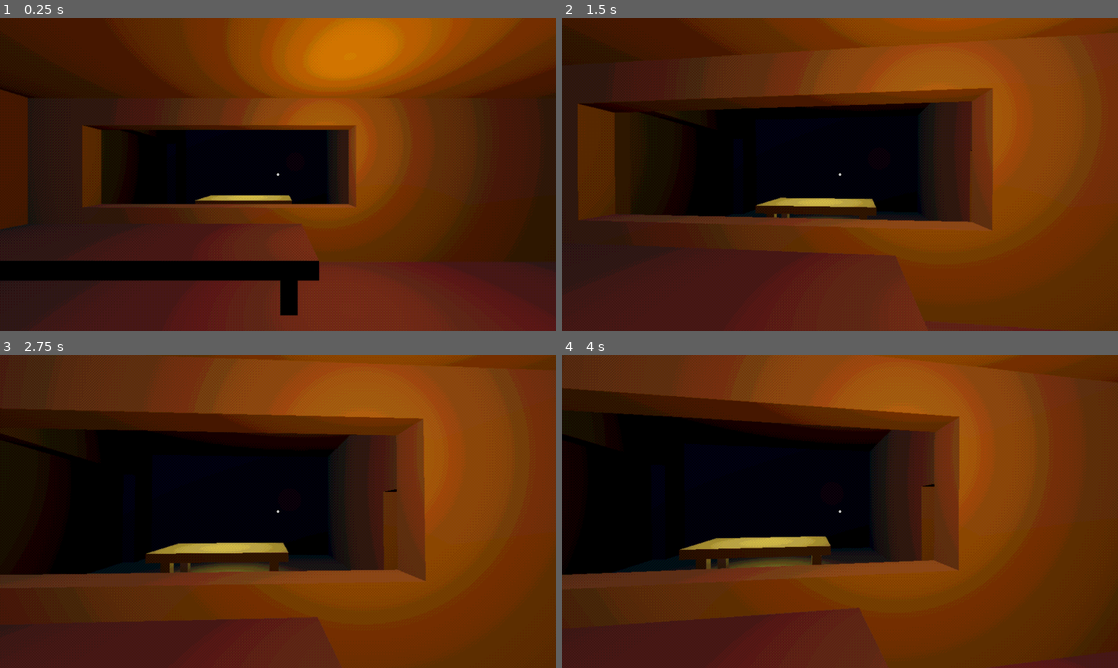
Above: before the commit, frames 1-4 (two rows, left to right).
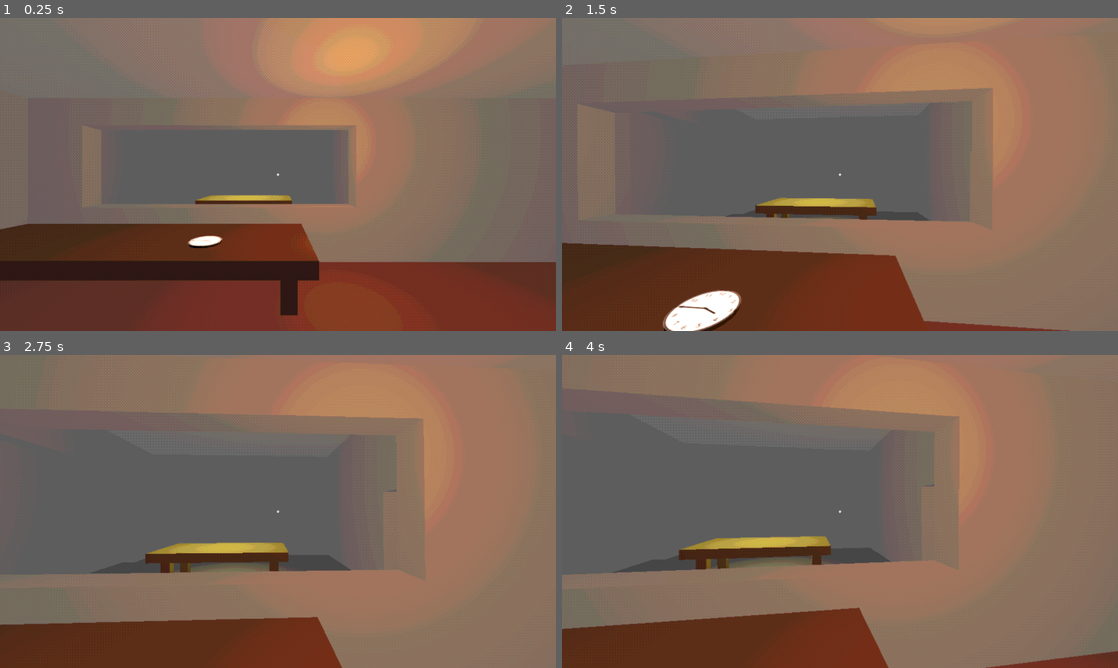
Above: after the commit, the same moments.

Repository: Tzeryushi/The-Filter
Game: Godot game, scene res://scenes/main.tscn
Two runs of this game, one before a commit and one after it. Both use one fixed random seed, a clock stepped at 60 frames per second and the inputs below.
Inputs (mouse positions are in pixels of both pictures, inside the frame that each line leads up to):
- Up to frame 1 (0.25 s): no input
- Up to frame 2 (1.5 s): tap Enter at 0.5 s; move the mouse to (867, 174) at 0.52 s; hold Ctrl (crouch) 0.53-1.28 s; hold W (move_forward) from 0.53 s (still down); move the mouse to (812, 174) at 1.27 s; tap G (drop) at 1.35 s
- Up to frame 3 (2.75 s): keep holding W (move_forward); tap Space at 2 s; move the mouse to (289, 505) at 2.02 s; hold E (interact) from 2.03 s (still down)
- Up to frame 4 (4 s): keep holding W (move_forward); tap Enter at 2.75 s; move the mouse to (834, 517) at 2.77 s; release E (interact) at 2.78 s; tap Mouse wheel up (swap_back) at 2.85 s; tap Space at 3.5 s; move the mouse to (878, 514) at 3.52 s; hold Mouse wheel down (swap_forward) from 3.53 s (still down)

The runs differ from the first frame. In frame 1, 81% of the frame differs, in the area x 0-100%, y 0-100%; in frame 2, 84%; in frame 3, 90%; in frame 4, 89%.

Commit message:
add clock entity

Diff:
--- /dev/null
+++ b/entities/clock/clock.gd
@@ -0,0 +1,30 @@
+extends Node
+
+@export var time: float = 0.0
+var hour_hand: MeshInstance3D
+var minute_hand: MeshInstance3D
+
+
+func _ready():
+	hour_hand = get_node("Hour")
+	minute_hand = get_node("Minute")
+	update_hand_rotation()
+
+
+func update_hand_rotation():
+	minute_hand.rotation = Vector3(0,(fmod(time, 1.0) * 2 * PI * -1),0)
+	hour_hand.rotation = Vector3(0,((time / 12.0) * 2 * PI * -1),0)
+
+
+func add_time(time_to_add: float):
+	time += time_to_add
+	while(time > 12):
+		time -= 12
+	update_hand_rotation()
+
+
+func set_time(new_time: float):
+	time = new_time
+	while(time > 12):
+		time -= 12
+	update_hand_rotation()
--- /dev/null
+++ b/entities/clock/clock.tscn
@@ -0,0 +1,55 @@
+[gd_scene load_steps=13 format=3 uid="uid://c36xj3ti137nf"]
+
+[ext_resource type="Script" path="res://entities/clock/clock.gd" id="1_n27pt"]
+[ext_resource type="Texture2D" uid="uid://lc3tg37lqr64" path="res://entities/clock/clock_assets/clock_face.png" id="1_pti4j"]
+[ext_resource type="Texture2D" uid="uid://bsi4ehxlqrhpd" path="res://entities/clock/clock_assets/clock_hour.png" id="2_2i6dg"]
+[ext_resource type="Texture2D" uid="uid://ckoxg7peaxnx3" path="res://entities/clock/clock_assets/clock_minute.png" id="3_4lysm"]
+
+[sub_resource type="StandardMaterial3D" id="StandardMaterial3D_0sy4f"]
+albedo_color = Color(0, 0, 0, 1)
+
+[sub_resource type="CylinderMesh" id="CylinderMesh_4q73q"]
+material = SubResource("StandardMaterial3D_0sy4f")
+top_radius = 0.2
+bottom_radius = 0.2
+height = 0.025
+
+[sub_resource type="StandardMaterial3D" id="StandardMaterial3D_056x4"]
+transparency = 1
+albedo_texture = ExtResource("1_pti4j")
+
+[sub_resource type="PlaneMesh" id="PlaneMesh_85x8j"]
+material = SubResource("StandardMaterial3D_056x4")
+size = Vector2(0.4, 0.4)
+center_offset = Vector3(0, 0.015, 0)
+
+[sub_resource type="StandardMaterial3D" id="StandardMaterial3D_yt03n"]
+transparency = 1
+albedo_texture = ExtResource("2_2i6dg")
+
+[sub_resource type="PlaneMesh" id="PlaneMesh_qouo8"]
+material = SubResource("StandardMaterial3D_yt03n")
+size = Vector2(0.4, 0.4)
+center_offset = Vector3(0, 0.016, 0)
+
+[sub_resource type="StandardMaterial3D" id="StandardMaterial3D_6hhly"]
+transparency = 1
+albedo_texture = ExtResource("3_4lysm")
+
+[sub_resource type="PlaneMesh" id="PlaneMesh_qsuh8"]
+material = SubResource("StandardMaterial3D_6hhly")
+size = Vector2(0.4, 0.4)
+center_offset = Vector3(0, 0.016, 0)
+
+[node name="Clock" type="MeshInstance3D"]
+mesh = SubResource("CylinderMesh_4q73q")
+script = ExtResource("1_n27pt")
+
+[node name="Face" type="MeshInstance3D" parent="."]
+mesh = SubResource("PlaneMesh_85x8j")
+
+[node name="Hour" type="MeshInstance3D" parent="."]
+mesh = SubResource("PlaneMesh_qouo8")
+
+[node name="Minute" type="MeshInstance3D" parent="."]
+mesh = SubResource("PlaneMesh_qsuh8")
--- a/scenes/levels/base_level.tscn
+++ b/scenes/levels/base_level.tscn
@@ -1,10 +1,11 @@
-[gd_scene load_steps=30 format=3 uid="uid://bu861e1jefhnb"]
+[gd_scene load_steps=31 format=3 uid="uid://bu861e1jefhnb"]
 
 [ext_resource type="Shader" path="res://resources/shaders/ps1_post.gdshader" id="1_qbfm8"]
 [ext_resource type="PackedScene" uid="uid://5pk37duhk7ys" path="res://entities/player/player.tscn" id="2_g3vgq"]
 [ext_resource type="PackedScene" uid="uid://dicw3t6guwoas" path="res://assets/interactables/example_interactable.tscn" id="3_qq2hn"]
 [ext_resource type="PackedScene" uid="uid://cijilfwjhqhjc" path="res://assets/environments/hallway.glb" id="4_jo4be"]
 [ext_resource type="PackedScene" uid="uid://kk3y28vjjn1y" path="res://assets/environments/interrogation_rooms.glb" id="5_oxn2n"]
+[ext_resource type="PackedScene" uid="uid://c36xj3ti137nf" path="res://entities/clock/clock.tscn" id="6_iiope"]
 
 [sub_resource type="ConcavePolygonShape3D" id="ConcavePolygonShape3D_48sm3"]
 data = PackedVector3Array(-2.8, 0, 3.9999, 0, 0, 0, 0, 0, 3.9999, -2.8, 0, 3.9999, -2.8, 0, 0, 0, 0, 0)
@@ -26,6 +27,7 @@
 [sub_resource type="Environment" id="Environment_ajw48"]
 background_mode = 2
 sky = SubResource("Sky_yciqa")
+ambient_light_color = Color(1, 1, 1, 1)
 ambient_light_sky_contribution = 0.0
 tonemap_mode = 2
 glow_enabled = true
@@ -247,6 +249,11 @@
 spot_range = 4.6257
 spot_angle = 44.3966
 
+[node name="Clock" parent="SubViewportContainer/SubViewport/GameSpace" instance=ExtResource("6_iiope")]
+transform = Transform3D(1, 0, 0, 0, 1, 0, 0, 0, 1, -58.366, 0.731174, -15.5154)
+skeleton = NodePath("../../../..")
+time = 3.75
+
 [node name="GUI" type="CanvasLayer" parent="."]
 
 [node name="PauseMenu" type="CanvasLayer" parent="."]
Binary file added: entities/clock/clock_assets/clock_face.png
Not shown, added: entities/clock/clock_assets/clock_face.png.import
Binary file added: entities/clock/clock_assets/clock_hour.png
Not shown, added: entities/clock/clock_assets/clock_hour.png.import
Binary file added: entities/clock/clock_assets/clock_minute.png
Not shown, added: entities/clock/clock_assets/clock_minute.png.import
